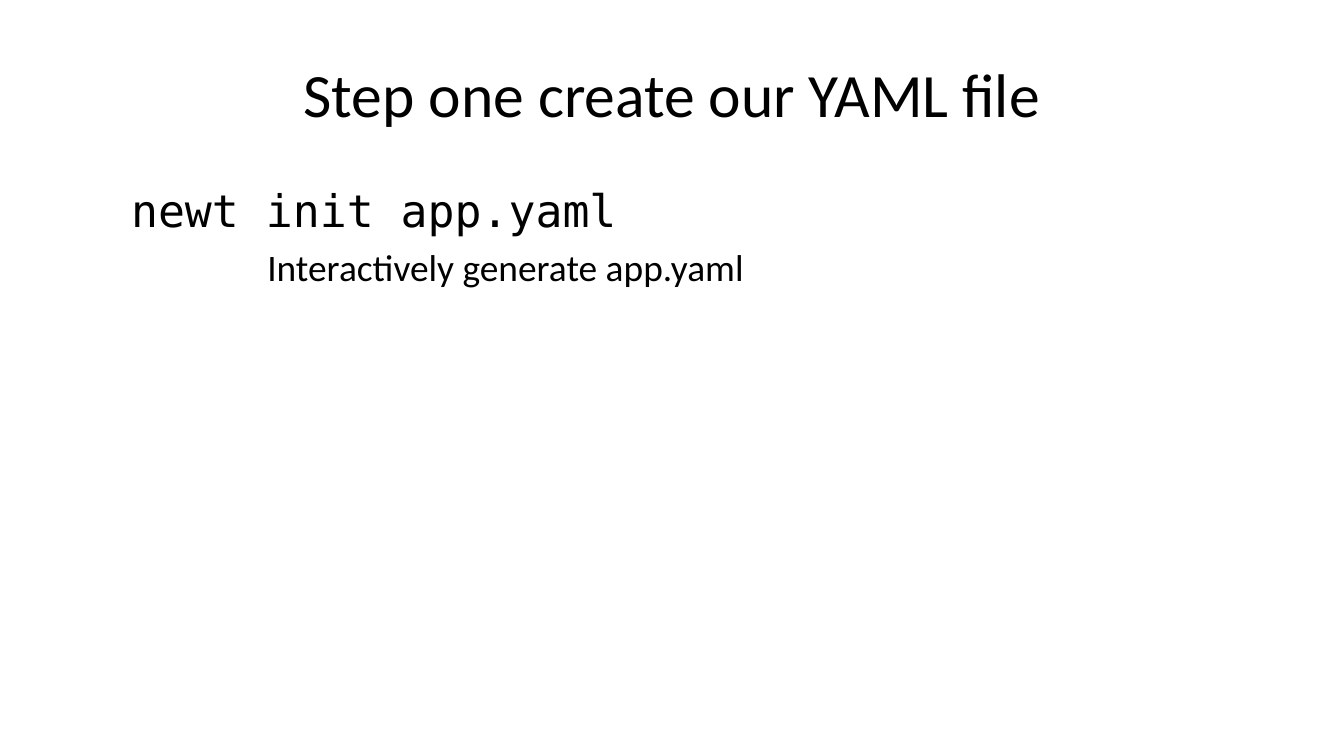
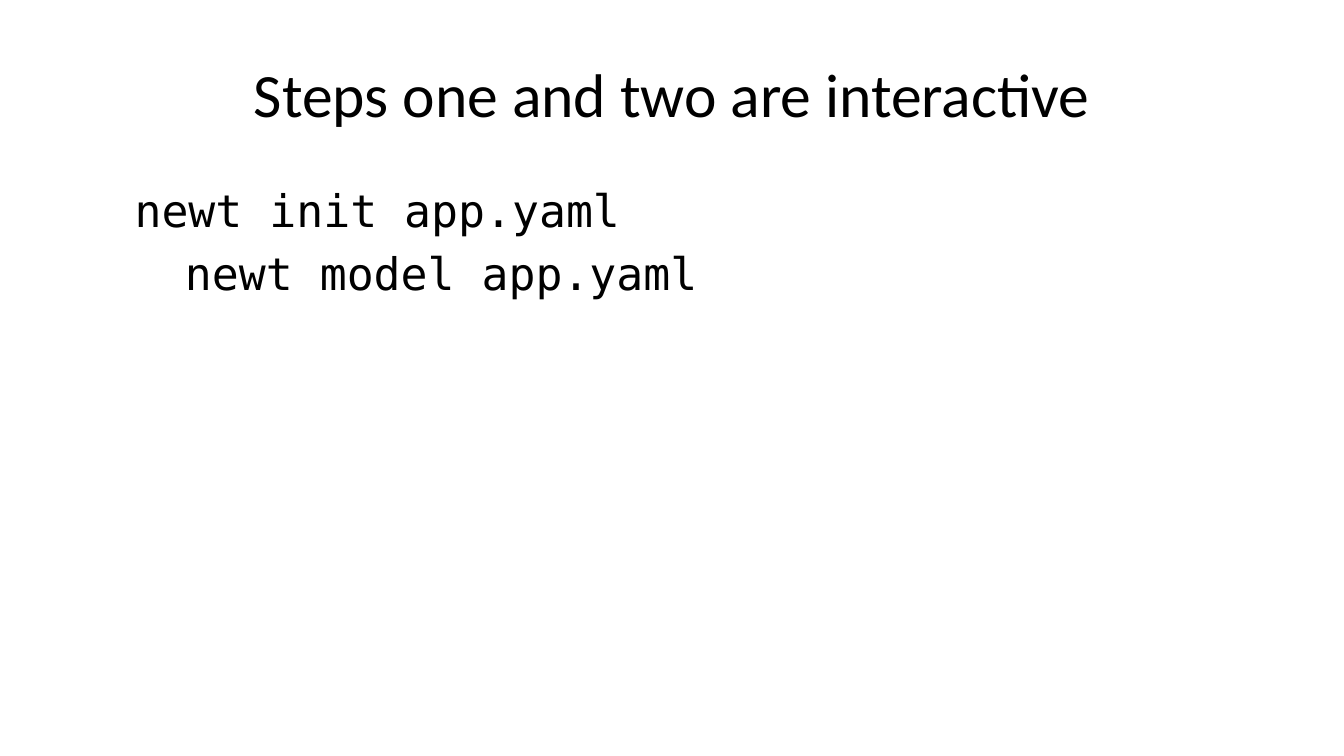
Before and after one commit to caltechlibrary/newt, a slide deck: slide 12 of presentation2/newt-p2.pptx (slide 11 before the commit). Drawn at 1344x756 pixels with LibreOffice and Linux fonts; fonts in the diff are those of the drawing. Boxes give left, top, right and bottom in pixels: in the first picture for what was removed or moved away, otherwise in the second. Text is boxed around its words. In the diff, an @@ line names an element or a change of style, - is before the commit and + after.

```diff
--- a/presentation2/newt-p2.pptx
+++ b/presentation2/newt-p2.pptx
@@ title at bbox=[254, 74, 1089, 127]: text changed @@
-Step one create our YAML file
+Steps one and two are interactive
@@ text at bbox=[135, 192, 698, 300]: text changed; size 20 to 24 pt; font Calibri to DejaVu Sans Mono @@
-newt init app.yaml
-Interactively generate app.yaml
+newt init app.yaml
+newt model app.yaml
```
Also in this commit, not shown: 16 other slides changed, 7 slides added, 10 slides removed, 4 other files.
